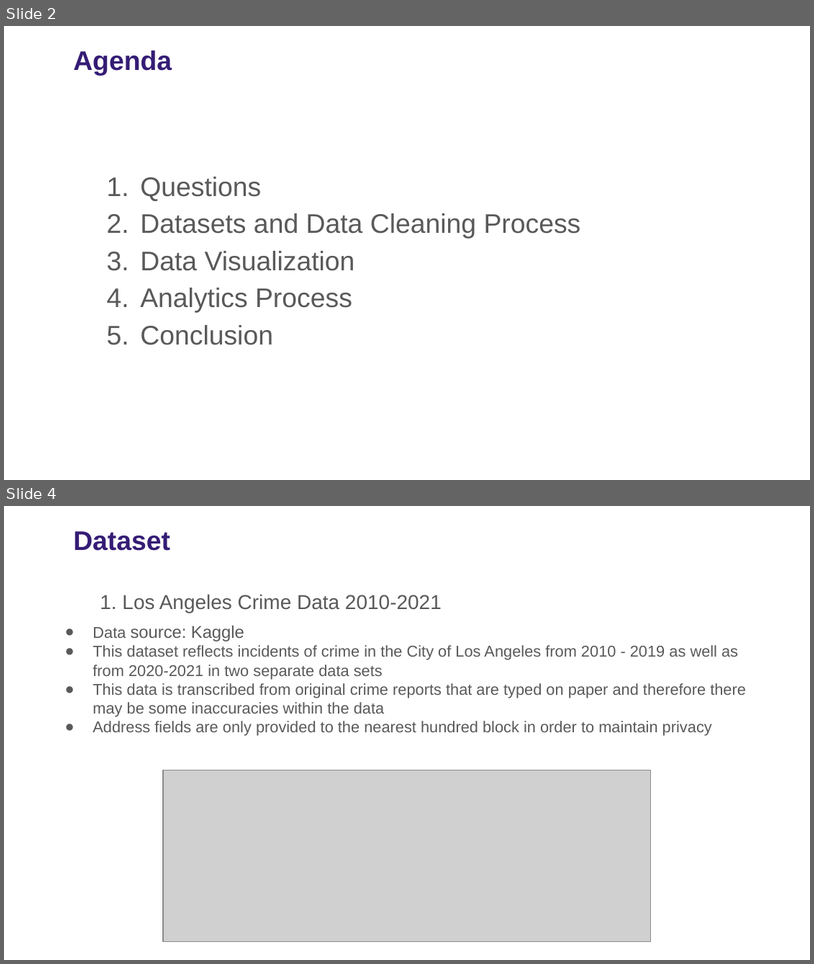
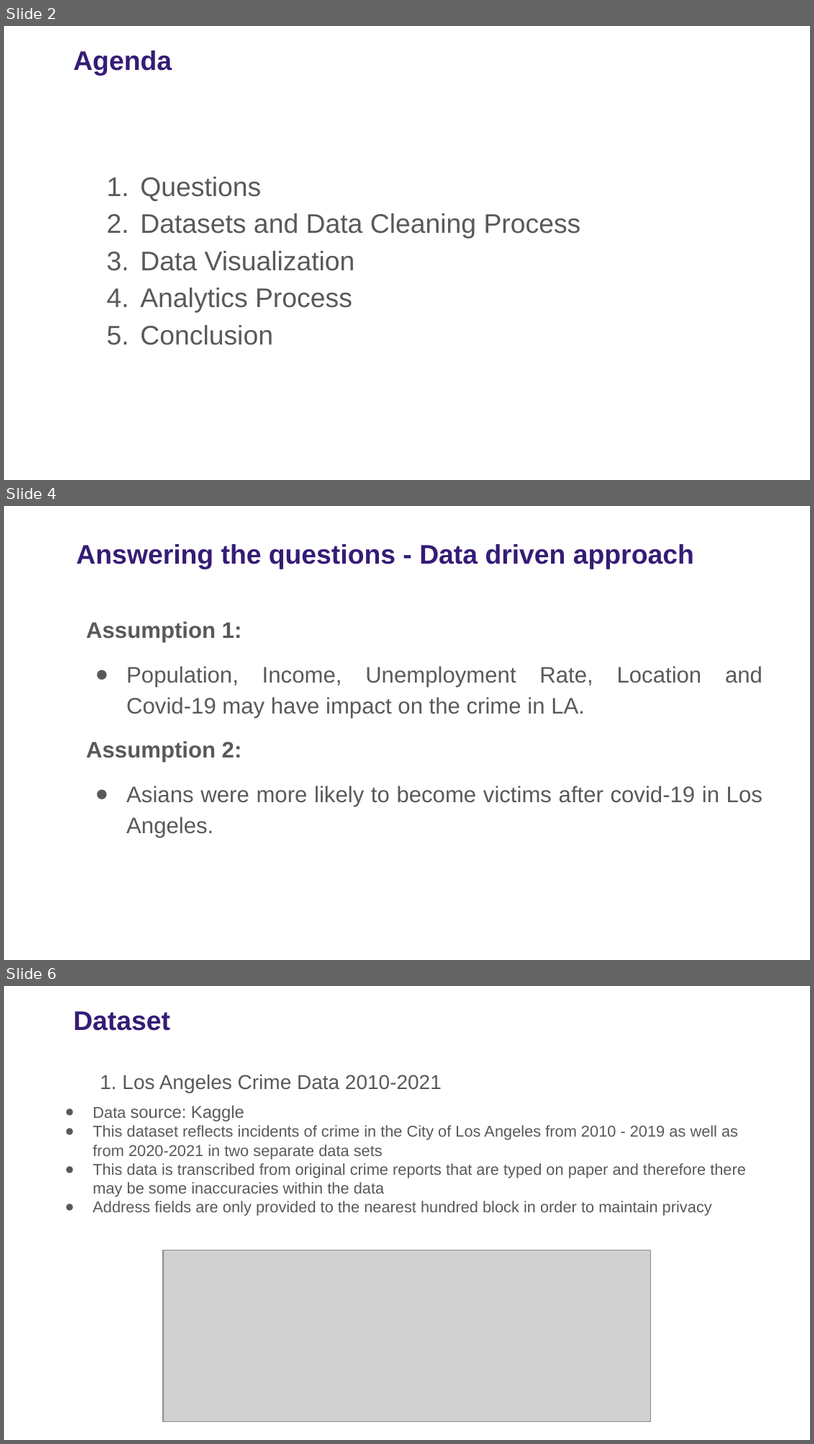
Before and after one commit to falakjain98/MS-Business-Analytics, a slide deck: DSO 510 Business Analytics/Project/Group7_DSO510_Presentation.pptx. Shown one above the other, each under a label of ours: slides 2 and 4 before the commit, slides 2, 4 and 6 after it; the slides between them are not shown. The pictures are 814x964 and 814x1444 pixels, drawn with LibreOffice and Linux fonts; fonts in the diff are those of the drawing; grey boxes stand for pictures. Boxes give left, top, right and bottom in pixels: in the first picture for what was removed or moved away, otherwise in the second. Text is boxed around its words. In the diff, an @@ line names an element or a change of style, - is before the commit and + after.

```diff
--- a/DSO 510 Business Analytics/Project/Group7_DSO510_Presentation.pptx
+++ b/DSO 510 Business Analytics/Project/Group7_DSO510_Presentation.pptx
@@ slide 4 added at (x1=4, y1=506, x2=810, y2=960), background #FFFFFF @@
@@ text added at (x1=76, y1=544, x2=694, y2=569), 24 pt, text #351C75, bold @@
+Answering the questions - Data driven approach
@@ text added at (x1=86, y1=621, x2=763, y2=837), 20 pt, text #595959 @@
+Assumption 1:
+● Population, Income, Unemployment Rate, Location and Covid-19 may have impact on the crime in LA.
+Assumption 2:
+● Asians were more likely to become victims after covid-19 in Los Angeles.
@@ what was slide 4 is now slide 6 @@
```
Also in this commit, not shown: 9 slides changed, 1 other slide added.
